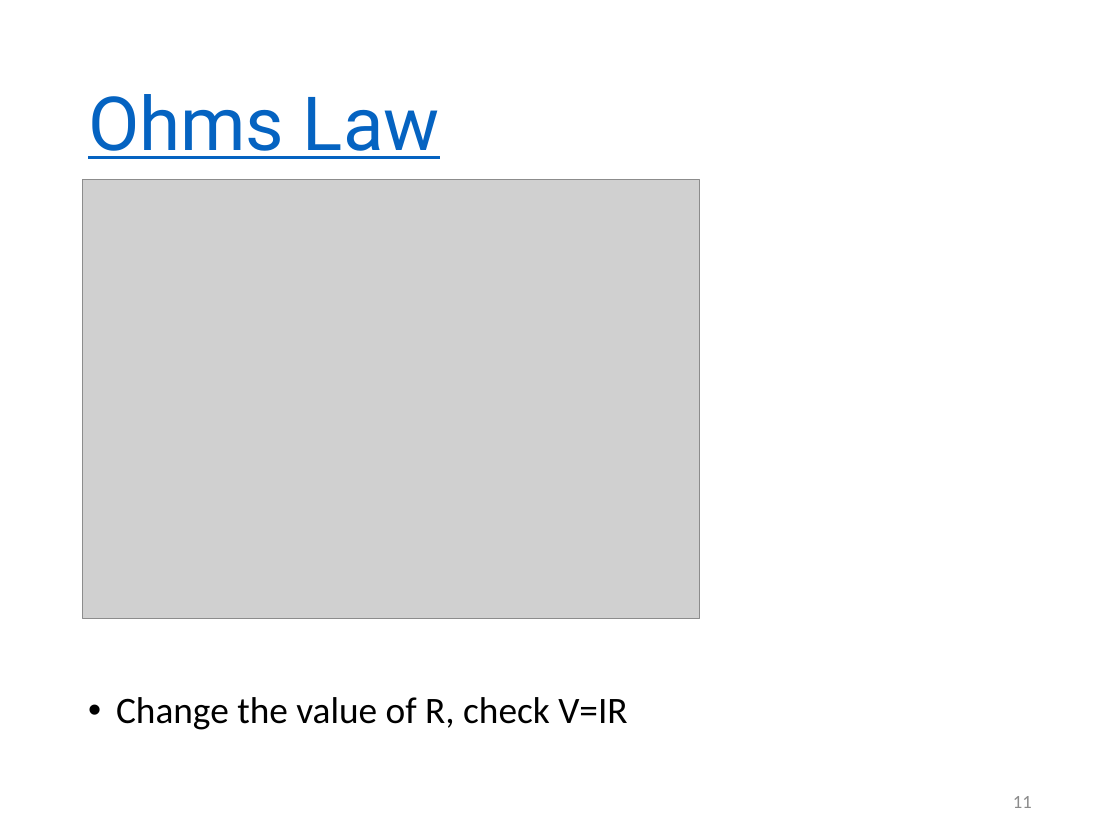
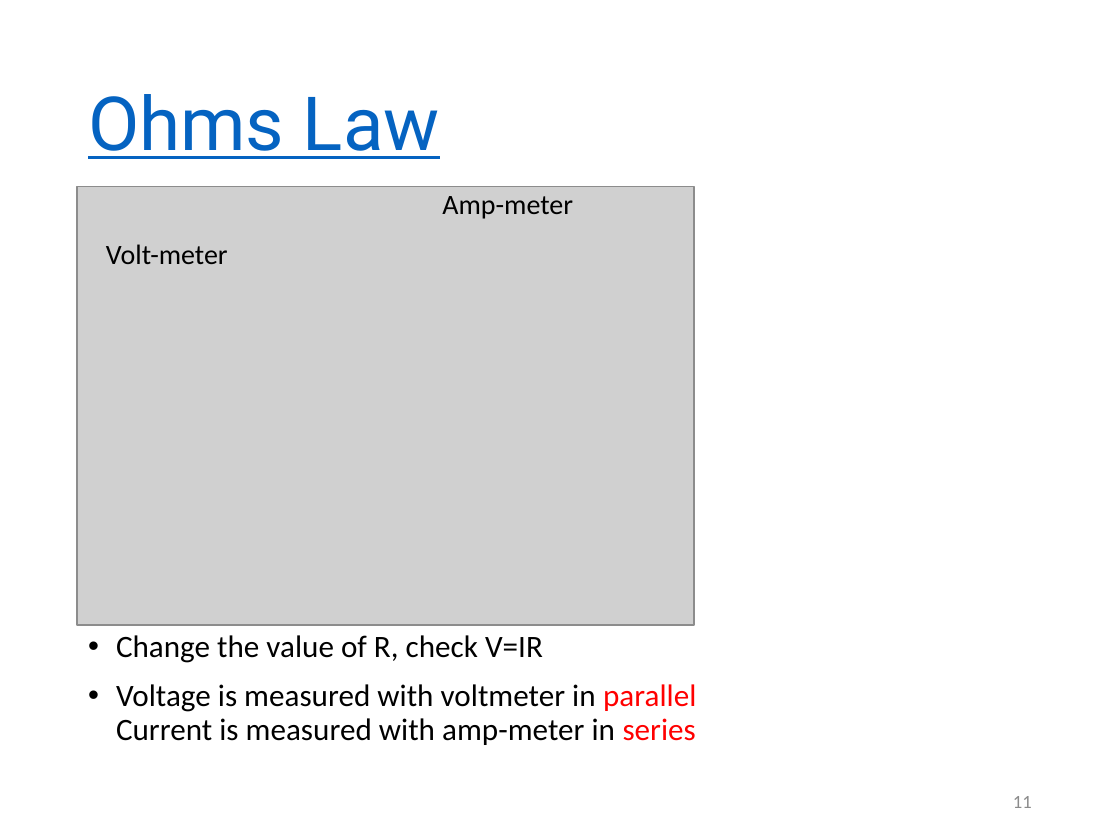
Before and after one commit to RDorville/digfab, a slide deck: slide 11 of presentations/ep1000_electronics/ep1000_electronics.pptx. Drawn at 1120x840 pixels with LibreOffice and Linux fonts; fonts in the diff are those of the drawing; grey boxes stand for pictures; background and template pictures are left out. Boxes give left, top, right and bottom in pixels: in the first picture for what was removed or moved away, otherwise in the second. Text is boxed around its words. In the diff, an @@ line names an element or a change of style, - is before the commit and + after.

```diff
--- a/presentations/ep1000_electronics/ep1000_electronics.pptx
+++ b/presentations/ep1000_electronics/ep1000_electronics.pptx
@@ picture: place and size @@
-picture at <box>83,179,700,618</box>
+picture at <box>77,186,694,625</box>
@@ text added at <box>442,196,573,219</box>, 18 pt, text #000000 @@
+Amp-meter
@@ text added at <box>106,244,228,264</box>, 18 pt, text #000000 @@
+Volt-meter
@@ text "Change the value of R, ...": place and size @@
-text "Change the value of R, ..." at <box>116,697,627,730</box>
+text "Change the value of R, ..." at <box>116,635,696,745</box>
@@ text at <box>116,635,543,663</box>: size 24 to 20 pt in "Change the value of R, check V=IR" @@
@@ text at <box>116,684,696,745</box>: paragraph added @@
+• Voltage is measured with voltmeter in parallel
+  Current is measured with amp-meter in series
```
Also in this commit, not shown: 1 other file.
